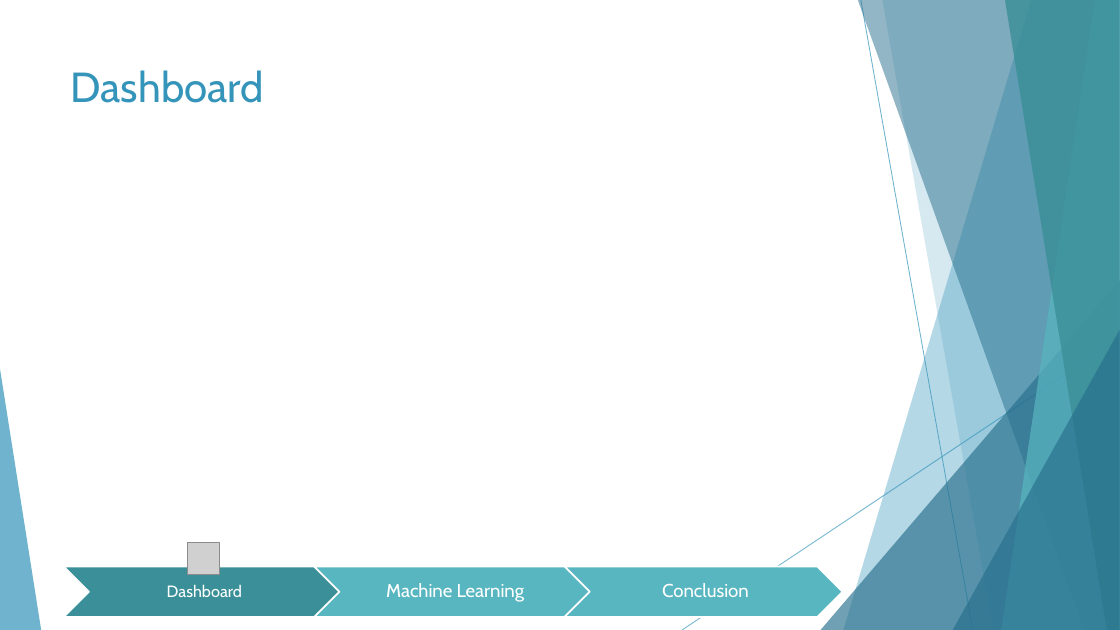
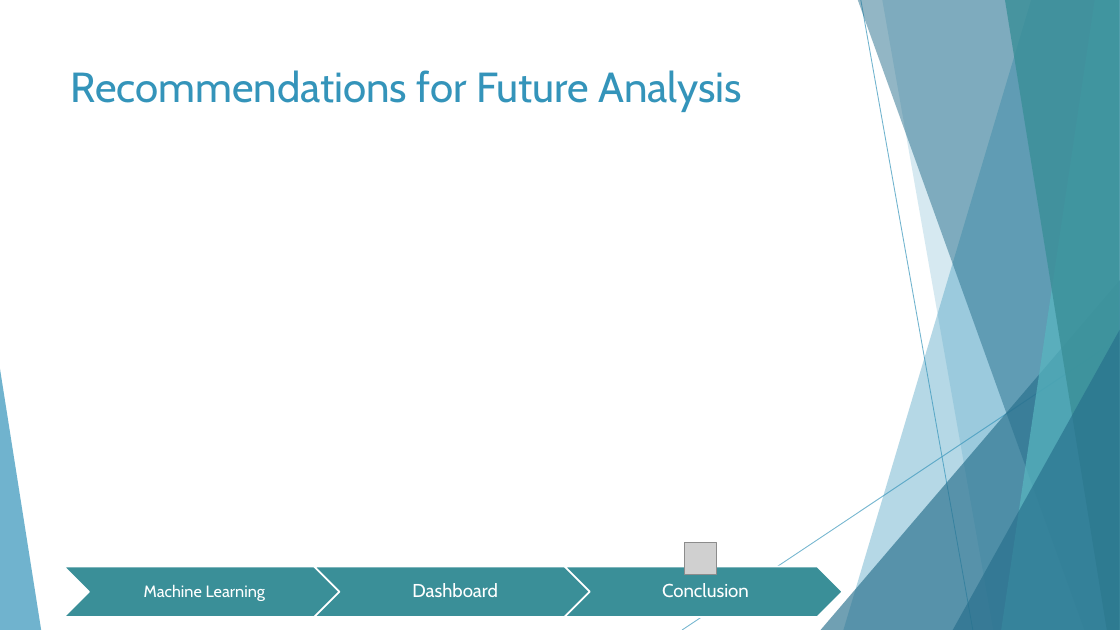
Before and after one commit to jcerda1994/Proyecto_final_1, a slide deck: slide 16 of Final Presentation.pptx. Drawn at 1120x630 pixels with LibreOffice and Linux fonts; fonts in the diff are those of the drawing; grey boxes stand for pictures. Boxes give left, top, right and bottom in pixels: in the first picture for what was removed or moved away, otherwise in the second. Text is boxed around its words. In the diff, an @@ line names an element or a change of style, - is before the commit and + after.

Commit message:
Added updated presentation
Rearranged slides. Still missing the conclusion ones...

```diff
--- a/Final Presentation.pptx
+++ b/Final Presentation.pptx
@@ title at (71, 70, 742, 112): text changed @@
-Dashboard
+Recommendations for Future Analysis
@@ text "Machine Learning": place and size @@
-text "Machine Learning" at (386, 583, 525, 602)
+text "Machine Learning" at (144, 584, 265, 601)
@@ text "Machine Learning" at (144, 584, 265, 601): size 16 to 14 pt @@
@@ chevron at (314, 566, 592, 617): fill #58B6C0 to #3A8F98 @@
@@ text "Dashboard": place and size @@
-text "Dashboard" at (167, 584, 242, 597)
+text "Dashboard" at (412, 583, 498, 597)
@@ text "Dashboard" at (412, 583, 498, 597): size 14 to 16 pt @@
@@ chevron at (565, 566, 843, 617): fill #58B6C0 to #3A8F98 @@
@@ picture: place and size @@
-picture at (187, 543, 219, 575)
+picture at (685, 543, 717, 575)
```
Also in this commit, not shown: 10 other slides changed, 2 slides added, 4 slides removed.
